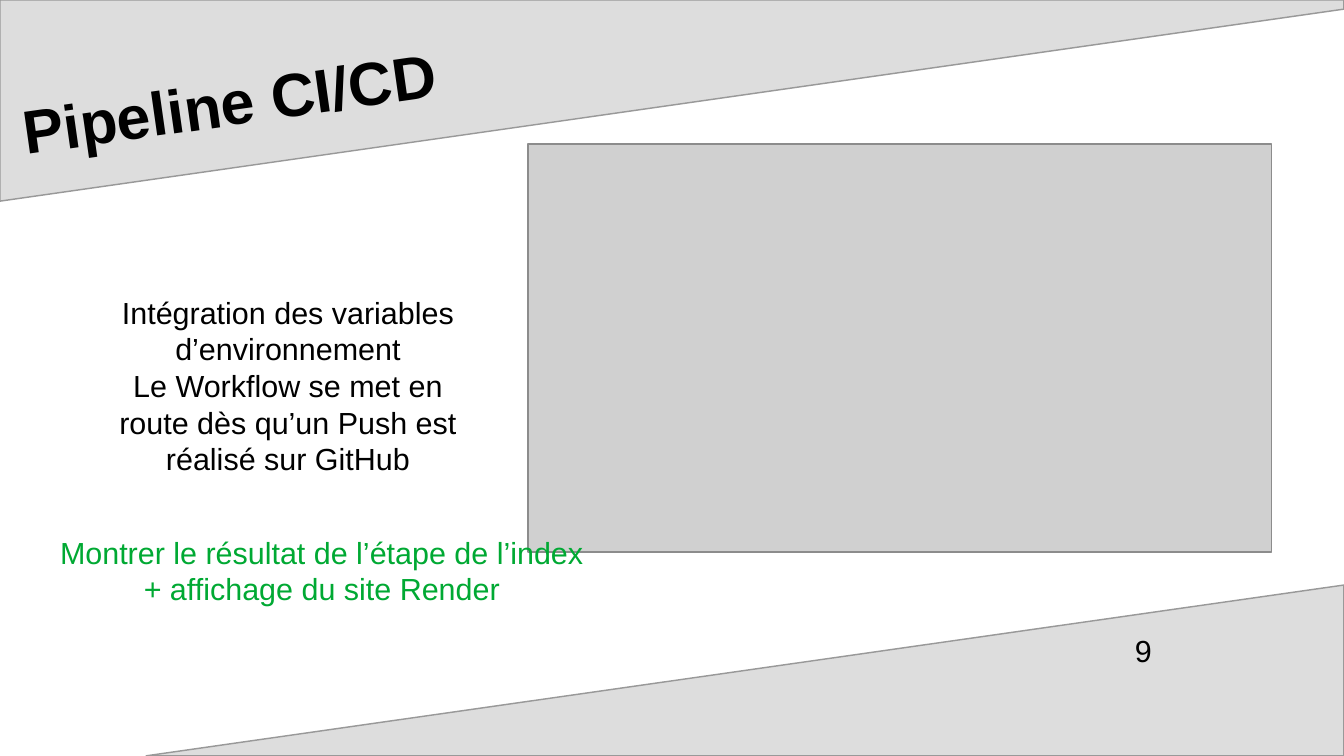
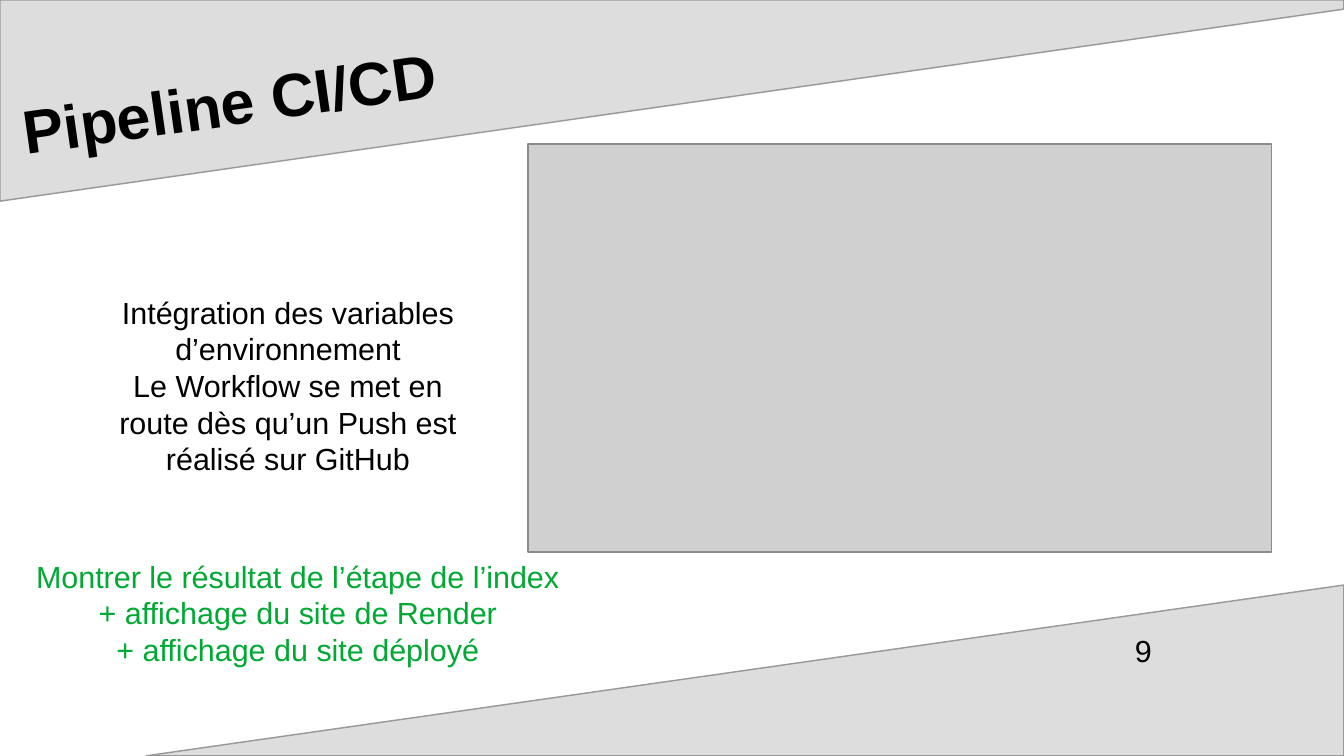
Before and after one commit to mcourte/OC_Projet13, a slide deck: slide 9 of ppt_soutenance_LAC.odp. Drawn at 1344x756 pixels with LibreOffice and Linux fonts; fonts in the diff are those of the drawing; grey boxes stand for pictures; background and template pictures are left out. Boxes give left, top, right and bottom in pixels: in the first picture for what was removed or moved away, otherwise in the second. Text is boxed around its words. In the diff, an @@ line names an element or a change of style, - is before the commit and + after.

```diff
--- a/ppt_soutenance_LAC.odp
+++ b/ppt_soutenance_LAC.odp
@@ text "Montrer le résultat de l’étape ...": place and size @@
-text "Montrer le résultat de l’étape ..." at (60, 540, 583, 606)
+text "Montrer le résultat de l’étape ..." at (36, 565, 559, 667)
@@ text at (125, 602, 497, 667): text changed @@
-+ affichage du site Render
++ affichage du site de Render
++ affichage du site déployé
```
Also in this commit, not shown: 1 other slide changed, 1 other file.
